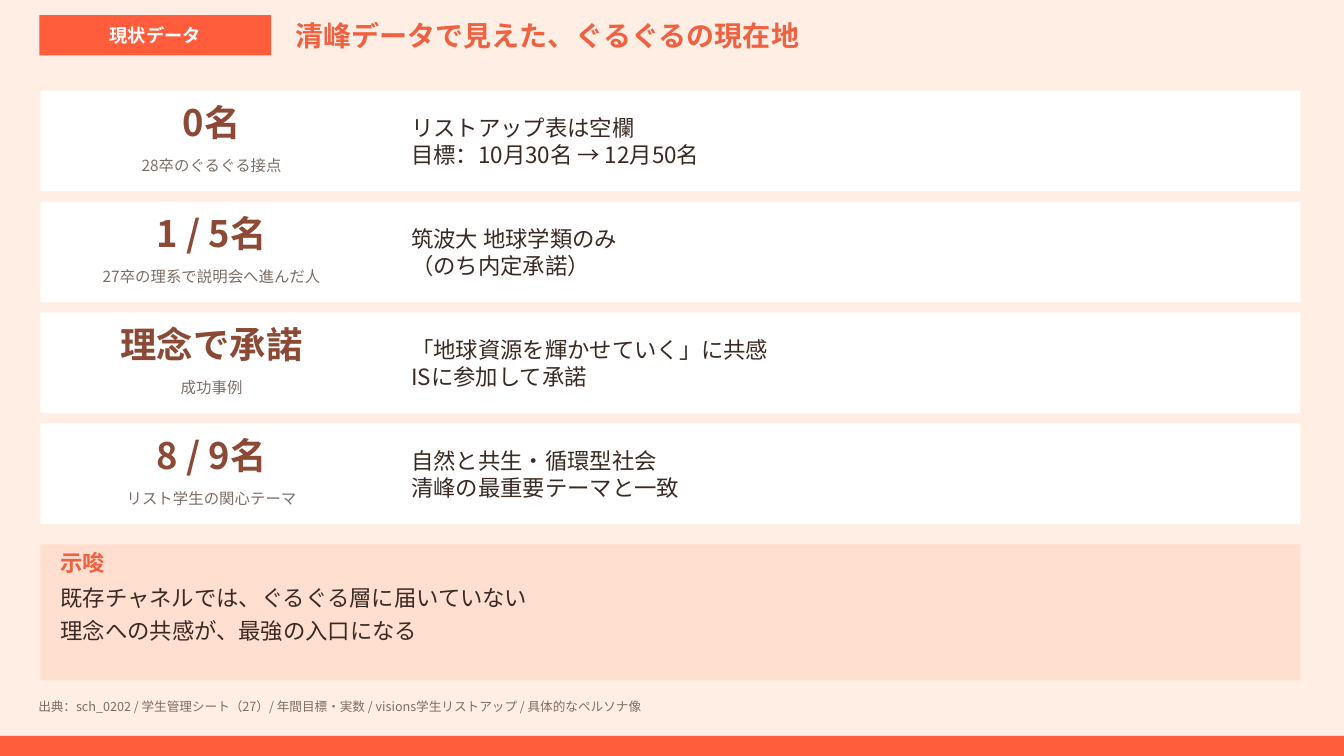
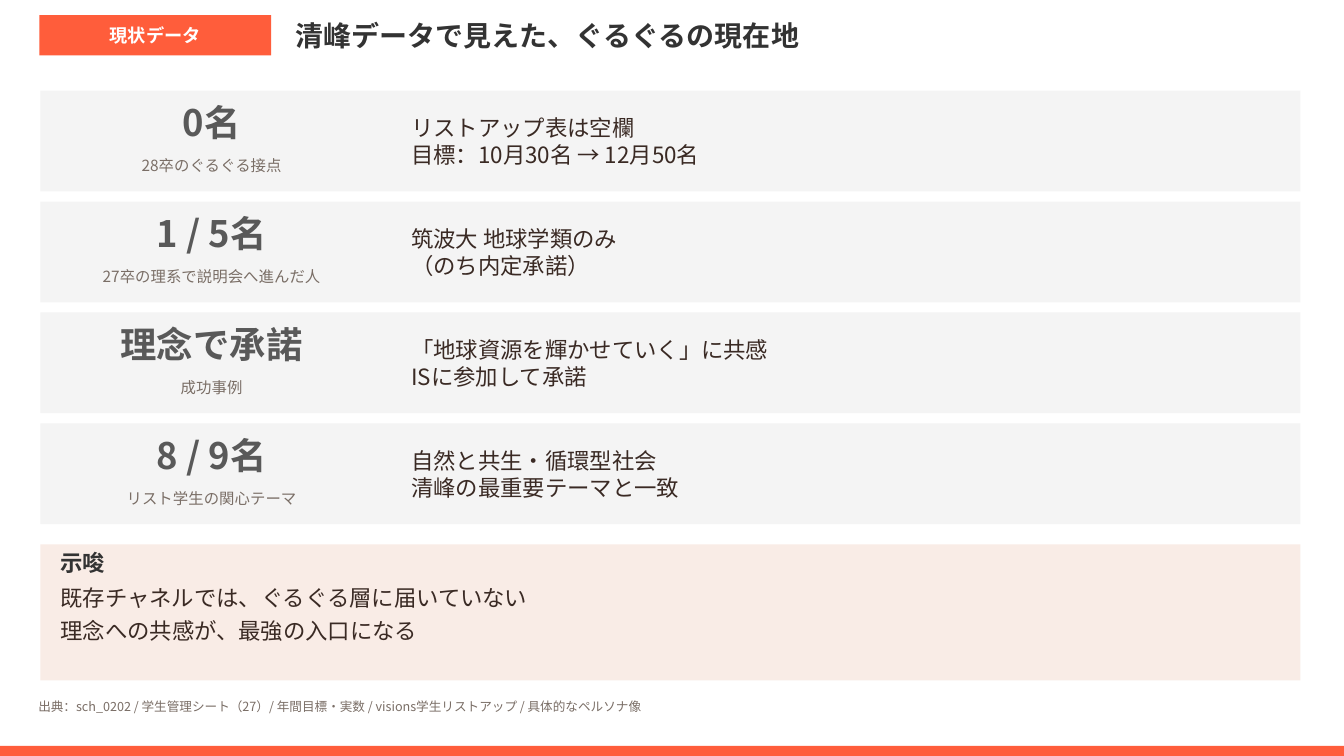
Before and after one commit to tatatatachan/claude, a slide deck: slide 3 of guruguru/guruguru_target_tour.pptx. Drawn at 1344x756 pixels with LibreOffice and Linux fonts; fonts in the diff are those of the drawing. Boxes give left, top, right and bottom in pixels: in the first picture for what was removed or moved away, otherwise in the second. Text is boxed around its words. In the diff, an @@ line names an element or a change of style, - is before the commit and + after.

```diff
--- a/guruguru/guruguru_target_tour.pptx
+++ b/guruguru/guruguru_target_tour.pptx
@@ background #FFEEE4 to #FFFFFF @@
@@ text "清峰データで見えた、ぐるぐるの現在地" at (295,22,799,49): text colour #F06142 to #333333 @@
@@ fill #FFFFFF to #F4F4F4 in 4 elements at (40,91,1301,192), (40,202,1301,302), (40,313,1301,413), (40,423,1301,524) @@
@@ text colour #8C4A36 to #595959 in 4 elements at (183,105,241,139), (157,216,267,250), (121,327,303,362), (157,438,267,472) @@
@@ rectangle "示唆" at (40,544,1301,681): fill #FFE0D0 to #F9ECE6 @@
@@ text in rectangle at (60,552,105,573): text colour #F06142 to #333333 in "示唆" @@
@@ rectangle: place and size @@
-rectangle at (0,736,1344,756)
+rectangle at (0,746,1344,756)
```
Also in this commit, not shown: 6 other slides changed, 5 other files.
